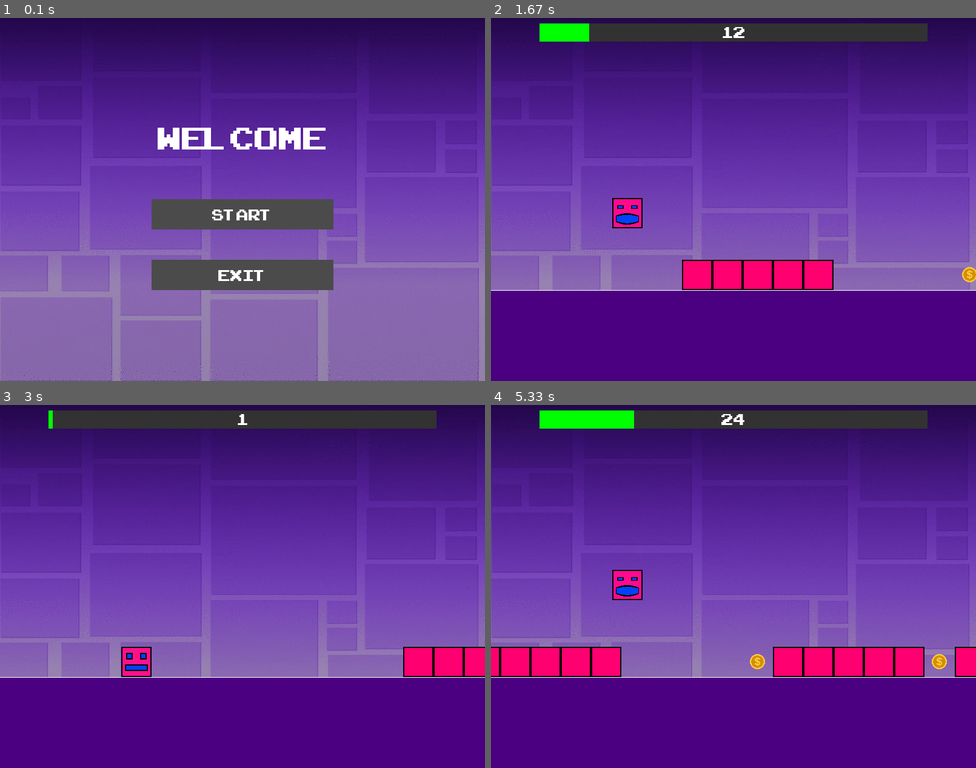
Above: before the commit, frames 1-4 (two rows, left to right).
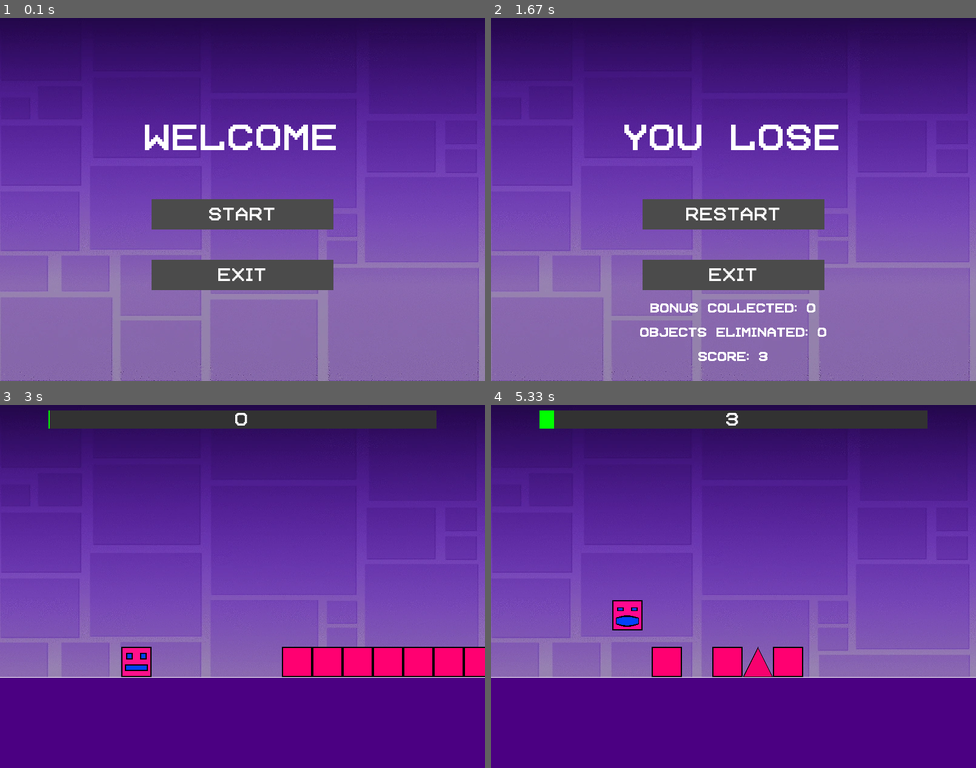
Above: after the commit, the same moments.

Repository: flawlessmevin/Geometry-Dash-Pygame
Game: pygame game, started from main.py
The game is run twice, just before and just after one commit, with the same random seed, the same clock (stepped at 60 frames per second) and the same inputs.
Inputs (mouse positions are in pixels of both pictures, inside the frame that each line leads up to):
- Up to frame 1 (0.1 s): no input
- Up to frame 2 (1.67 s): click (733, 199) at 0.38 s; click (733, 221) at 0.72 s; click (583, 145) at 1.05 s; click (791, 232) at 1.38 s
- Up to frame 3 (3 s): click (242, 601) at 1.72 s; click (218, 680) at 2.05 s; click (242, 601) at 2.88 s
- Up to frame 4 (5.33 s): click (859, 553) at 3.22 s; click (733, 601) at 4.05 s; click (592, 517) at 4.38 s; click (592, 564) at 5.22 s

The runs differ from the first frame. In frame 1, 1.6% of the frame differs, in the area x 29-70%, y 29-73%; in frame 2, 37%, in the area x 0-100%, y 1-100%; in frame 3, 2.2%; in frame 4, 8.1%.

Commit message:
coin animation, level fix, clean code

Diff:
--- a/BonusTimer.py
+++ b/BonusTimer.py
@@ -18,8 +18,8 @@
             self.player.bonus = False
 
     def draw_bonus_timer(self,screen):
-        font = pygame.font.Font(pygame.font.get_default_font(), 50)
-        #font = pygame.font.Font(FONT, 50)
+
+        font = pygame.font.Font(FONT, 50)
         if self.player.bonus:
             remaining_time_ms = max(0, self.bonus_end_time - pygame.time.get_ticks())
             seconds = remaining_time_ms // 1000
@@ -28,5 +28,5 @@
 
             time_str = f"{seconds}.{milliseconds // 10:02d}"
             text = font.render(time_str, True, (255, 255, 255))
-            text_rect = text.get_rect(center=(SCREEN_WIDTH // 2, SCREEN_HEIGHT // 2))
+            text_rect = text.get_rect(center=(SCREEN_WIDTH // 2, SCREEN_HEIGHT - SCREEN_HEIGHT // 6))
             screen.blit(text, text_rect)
--- a/Explosion.py
+++ /dev/null
@@ -1,30 +0,0 @@
-import pygame
-from Settings import *
-
-class Explosion:
-    def __init__(self, x, y):
-        self.frames = [pygame.image.load(f"assets/images/explosion/frame{i}.png") for i in range(0, 15)]
-        self.current_frame = 0
-        self.x = x
-        self.y = y
-        self.rect = pygame.Rect(x, y, TILE_SIZE, TILE_SIZE)
-        self.frame_rate = 50
-        self.last_frame_update = pygame.time.get_ticks()
-        self.done = False
-
-    def update(self):
-
-        if pygame.time.get_ticks() - self.last_frame_update > self.frame_rate:
-            self.current_frame += 1
-            self.last_frame_update = pygame.time.get_ticks()
-            if self.current_frame >= len(self.frames):
-                self.done = True
-
-    def draw(self, screen):
-        if not self.done:
-
-            screen.blit(self.frames[self.current_frame], (self.x, self.y))
-
-    def get_rect(self):
-
-        return self.rect
--- a/Game.py
+++ b/Game.py
@@ -21,6 +21,7 @@
         self.menu = Menu(self)
 
 
+
         self.button_text = "START"
 
         pygame.mixer.music.load("assets/sounds/background_music.mp3")
@@ -34,7 +35,7 @@
         self.background_image = pygame.transform.scale(self.background_image, (SCREEN_WIDTH, SCREEN_HEIGHT))
 
 
-        self.menu.show_menu()
+        self.menu.show_menu(0, 0, 0)
 
     def draw_background(self):
         self.screen.blit(self.background_image, (0, 0))
@@ -85,31 +86,36 @@
                             if self.player.get_rect().right > obj["rect"].left and self.player.get_rect().left < obj["rect"].left:
                                 self.game_status = 2
                                 self.death_sound.play()
-                                self.menu.show_menu()
+                                self.menu.show_menu(self.player.bonus_collected, self.level.eliminated_objects, self.level.get_progress())
 
                     elif obj["type"] == "^":
                         if self.player.get_rect().colliderect(obj["rect"]):
                             self.game_status = 2
                             self.death_sound.play()
-                            self.menu.show_menu()
+                            self.menu.show_menu(self.player.bonus_collected, self.level.eliminated_objects, self.level.get_progress())
 
                     elif obj["type"] == "@":
                         if self.player.get_rect().centerx >= obj["rect"].centerx:
                             self.win_sound.play()
                             self.game_status = 1
-                            self.menu.show_menu()
+                            self.menu.show_menu(self.player.bonus_collected, self.level.eliminated_objects, self.level.get_progress())
 
                     elif obj["type"] == "*":
                         if self.player.get_rect().colliderect(obj["rect"]):
                             self.level.collided_objects.remove(obj)
                             self.coin_sound.play()
-                            self.player.add_bonus_time(3000)
+                            self.player.add_bonus_time(2000)
 
                 else:
                     if obj["type"] == "*":
                         self.coin_sound.play()
                         self.level.collided_objects.remove(obj)
-                        self.player.add_bonus_time(3000)
+                        self.player.add_bonus_time(2000)
+                    elif obj["type"] == "@":
+                        if self.player.get_rect().centerx >= obj["rect"].centerx:
+                            self.win_sound.play()
+                            self.game_status = 1
+                            self.menu.show_menu(self.player.bonus_collected, self.level.eliminated_objects, self.level.get_progress())
                     elif obj["type"] == "^" or obj["type"] == "#":
                         self.level.eliminate_object(obj)
 
--- a/Levels.py
+++ b/Levels.py
@@ -1,100 +1,115 @@
 from Settings import *
-
 import random
+import pygame
 
 
-import pygame
-
 class Level:
+    def __init__(self):
+        self.level_patterns_file = LEVEL_PATTERNS
+        self.current_frame = 0
+        self.frame_counter = 0
+        self.frame_delay = 5
+        self.eliminated_objects = 0
+        self.collided_objects = []
+        self.level_grid = []
+        self.generate_level()
 
 
-    SYMBOLS = {
-        "#": "assets/images/cube.png",
-        "^": "assets/images/triangle.png",
-        "@": "assets/images/portal.png",
-        "*": "assets/images/bonus_coin.png",
-        ".": None
-    }
+        self.portal_image = pygame.transform.scale(pygame.image.load(PORTAL_IMAGE), (TILE_SIZE * 4, TILE_SIZE * 4))
+        self.cube_image = pygame.transform.scale(pygame.image.load(CUBE_IMAGE), (TILE_SIZE, TILE_SIZE))
+        self.triangle_image = pygame.transform.scale(pygame.image.load(TRIANGLE_IMAGE), (TILE_SIZE, TILE_SIZE))
+        self.coin_images = [
+            pygame.transform.rotozoom(
+                pygame.image.load(f"assets/images/coin/Gold_{i}.png"),
+                0,
+                0.05
+            )
+            for i in range(1, 10)
+        ]
 
-    def __init__(self):
-        self.file_path = "assets/level_patterns.txt"
-        self.collided_objects = []
-        self.level_grid = []
-
-        self.generate_level()
-        self.images = self.load_images()
         self.offset = 0
         self.explosion_sound = pygame.mixer.Sound("assets/sounds/explosion_sound.wav")
-
 
     def move_level(self):
         self.offset += 5
         for obj in self.collided_objects:
             obj["rect"].x -= 5
 
-
     def generate_level(self):
-        with open(self.file_path, "r") as file:
+        with open(self.level_patterns_file, "r") as file:
             lines = file.readlines()
         patterns = [line.split(":")[1].strip() for line in lines if "Pattern" in line]
+
         level = ""
         for i in range(LEVEL_LENGTH // 5):
             level += random.choice(patterns)
+
         level = list(level)
         for i in range(len(level)):
             if level[i] == "." and random.random() < 0.05:
                 level[i] = "*"
-                print(i)
+
         level = "".join(level)
-        level = "..............#####....*#####*############################################################"
-        #level = ".........." + level[:LEVEL_LENGTH - 15] + ".........@"
+        #level = ".........#*#...*..#####....*#####*############################################################"
+        level = ".........." + level[:LEVEL_LENGTH - 15] + ".........@"
         self.level_grid = [level]
+        print(level)
+        print(self.level_grid)
+
         self.collided_objects = []
         for row_idx, row in enumerate(self.level_grid):
             for col_idx, symbol in enumerate(row):
-                if symbol in self.SYMBOLS and self.SYMBOLS[symbol] is not None:
-                    x = col_idx * TILE_SIZE
-                    y = SCREEN_HEIGHT - (SCREEN_HEIGHT/ 4) - TILE_SIZE
-                    if symbol == "@":
-                        rect = pygame.Rect(x, y - 150, TILE_SIZE * 4 , TILE_SIZE * 4)
-                    elif symbol == "*":
-                        rect = pygame.Rect(x + TILE_SIZE/4, y+TILE_SIZE/4, TILE_SIZE/2, TILE_SIZE/2)
-                    else:
-                        rect = pygame.Rect(x, y, TILE_SIZE, TILE_SIZE)
+                x = col_idx * TILE_SIZE
+                y = SCREEN_HEIGHT - (SCREEN_HEIGHT / 4) - TILE_SIZE
+                print(symbol)
+
+                if symbol == "@":
+                    rect = pygame.Rect(x, y - 150, TILE_SIZE * 4, TILE_SIZE * 4)
+                elif symbol == "*":
+
+                    rect = pygame.Rect(x + TILE_SIZE / 4, y + TILE_SIZE / 4, TILE_SIZE // 2, TILE_SIZE // 2)
+                else:
+                    rect = pygame.Rect(x, y, TILE_SIZE, TILE_SIZE)
+
+                if symbol in ["#", "^", "@", "*"]:
                     self.collided_objects.append({"rect": rect, "type": symbol})
-
-
-    def load_images(self):
-        images = {}
-        for symbol, path in self.SYMBOLS.items():
-            if path:
-                images[symbol] = pygame.image.load(path)
-                if symbol == "@":
-                    images[symbol] = pygame.transform.scale(images[symbol], (TILE_SIZE * 4, TILE_SIZE * 4))
-                elif symbol == "*":
-                    images[symbol] = pygame.transform.scale(images[symbol], (TILE_SIZE/2, TILE_SIZE/2))
-                else:
-                    images[symbol] = pygame.transform.scale(images[symbol], (TILE_SIZE, TILE_SIZE))
-        return images
-
 
     def eliminate_object(self, obj):
         self.explosion_sound.stop()
         self.collided_objects.remove(obj)
         self.explosion_sound.play()
+        self.eliminated_objects += 1
+
+    def draw(self, screen):
 
 
-    def draw(self, screen):
         for obj in self.collided_objects:
-            if obj["type"] in self.images:
-                screen.blit(self.images[obj["type"]], (obj["rect"].x, obj["rect"].y))
+            rect = obj["rect"]
+            obj_type = obj["type"]
+
+            if obj_type == "#":
+                screen.blit(self.cube_image, (rect.x, rect.y))
+            elif obj_type == "^":
+                screen.blit(self.triangle_image, (rect.x, rect.y))
+            elif obj_type == "@":
+                screen.blit(self.portal_image, (rect.x, rect.y))
+            elif obj_type == "*":
+                coin_image = self.coin_images[self.current_frame]
+                screen.blit(coin_image, (rect.x, rect.y))
+
+        self.frame_counter += 1
+        if self.frame_counter >= self.frame_delay:
+            self.frame_counter = 0
+            self.current_frame = (self.current_frame + 1) % len(self.coin_images)
+
+
+
+
 
 
     def get_progress(self):
         progress = (self.offset / (LEVEL_LENGTH * TILE_SIZE)) * 100
-        progress = min(progress, 100)
-        return progress
-
+        return min(progress, 100)
 
     def draw_progress_bar(self, screen):
         progress = self.get_progress()
@@ -104,7 +119,7 @@
         pygame.draw.rect(screen, (50, 50, 50), (SCREEN_WIDTH * 0.1, 10, bar_width, bar_height))
         pygame.draw.rect(screen, (0, 255, 0), (SCREEN_WIDTH * 0.1, 10, (bar_width * progress) / 100, bar_height))
 
-        font = pygame.font.Font("assets/fonts/ARCADECLASSIC.TTF", 36)
+        font = pygame.font.Font(FONT, 36)
         text = font.render(f"{int(progress)}", True, (255, 255, 255))
 
         text_x = SCREEN_WIDTH * 0.1 + bar_width / 2 - text.get_width() / 2
--- a/Menu.py
+++ b/Menu.py
@@ -5,7 +5,8 @@
     def __init__(self, game):
         self.game = game
 
-    def show_menu(self):
+
+    def show_menu(self, bonus_collected, objects_eliminated, score):
         if self.game.game_status != 0:
             button_text = "RESTART"
         else:
@@ -18,8 +19,10 @@
         font = pygame.font.Font(FONT, 72)
         if self.game.game_status == 1:
             text = font.render("YOU WIN", True, (255, 255, 255))
+
         elif self.game.game_status == 2:
             text = font.render("YOU LOSE", True, (255, 255, 255))
+
         else:
             text = font.render("WELCOME", True, (255, 255, 255))
 
@@ -29,11 +32,25 @@
         restart_button = self.create_buttons((SCREEN_WIDTH // 2 - 150, SCREEN_HEIGHT // 2), button_text, button_font)
         exit_button = self.create_buttons((SCREEN_WIDTH // 2 - 150, SCREEN_HEIGHT // 2 + 100), "Exit", button_font)
 
+        stats_font = pygame.font.Font(FONT, 25)
         while True:
             self.game.screen.blit(overlay, (0, 0))
             self.game.screen.blit(text, text_rect)
             self.game.screen.blit(*restart_button)
             self.game.screen.blit(*exit_button)
+
+            if self.game.game_status in [1, 2]:
+                bonus_text = stats_font.render(f"Bonus Collected: {bonus_collected}", True, (255, 255, 255))
+                objects_text = stats_font.render(f"Objects Eliminated: {objects_eliminated}", True, (255, 255, 255))
+                score_text = stats_font.render(f"Score: {int(score)}", True, (255, 255, 255))
+                bonus_rect = bonus_text.get_rect(center=(SCREEN_WIDTH // 2, SCREEN_HEIGHT // 2 + 180))
+                objects_rect = objects_text.get_rect(center=(SCREEN_WIDTH // 2, SCREEN_HEIGHT // 2 + 220))
+                score_rect = score_text.get_rect(center=(SCREEN_WIDTH // 2, SCREEN_HEIGHT // 2 + 260))
+
+                self.game.screen.blit(bonus_text, bonus_rect)
+                self.game.screen.blit(objects_text, objects_rect)
+                self.game.screen.blit(score_text, score_rect)
+
 
             pygame.display.update()
 
--- a/Player.py
+++ b/Player.py
@@ -3,7 +3,7 @@
 import pygame
 from Settings import *
 from BonusTimer import BonusTimer
-import threading
+
 
 class Player:
     def __init__(self, x, y, image_paths=PLAYER_IMAGES):
@@ -16,6 +16,7 @@
         self.images = [pygame.image.load(path) for path in image_paths]
         self.image = pygame.transform.scale(self.images[0], (TILE_SIZE, TILE_SIZE))
         self.bonus_timer = BonusTimer(self)
+        self.bonus_collected = 0
 
 
 
@@ -36,22 +37,34 @@
                     self.velocity_y = 0
                     self.y = obj["rect"].top - TILE_SIZE
                     self.is_jumping = False
-                    self.image = pygame.transform.scale(self.images[0], (TILE_SIZE, TILE_SIZE))
+
 
 
         if self.y > SCREEN_HEIGHT - (SCREEN_HEIGHT/ 4) - TILE_SIZE:
             self.y = SCREEN_HEIGHT - (SCREEN_HEIGHT/ 4) - TILE_SIZE
             self.velocity_y = 0
             self.is_jumping = False
-            self.image = pygame.transform.scale(self.images[0], (TILE_SIZE, TILE_SIZE))
+
 
 
     def add_bonus_time(self, duration):
         self.bonus_timer.add_time(duration)
+        self.bonus_collected += 1
 
 
     def update(self):
         self.bonus_timer.update()
+        if self.bonus:
+            if self.is_jumping:
+                self.image = pygame.transform.scale(self.images[3], (TILE_SIZE, TILE_SIZE))
+            else:
+                self.image = pygame.transform.scale(self.images[2], (TILE_SIZE, TILE_SIZE))
+
+        else:
+            if self.is_jumping:
+                self.image = pygame.transform.scale(self.images[1], (TILE_SIZE, TILE_SIZE))
+            else:
+                self.image = pygame.transform.scale(self.images[0], (TILE_SIZE, TILE_SIZE))
 
 
     def draw(self, screen):
--- a/Settings.py
+++ b/Settings.py
@@ -23,9 +23,18 @@
 
 
 
-
-FONT = "assets/fonts/ARCADECLASSIC.TTF"
+LEVEL_PATTERNS = "assets/level_patterns.txt"
+FONT = "assets/fonts/TeletactileRus.ttf"
 
 PLAYER_IMAGES = ["assets/images/sprite.png",
-                 "assets/images/sprite_jumping.png"
+                 "assets/images/sprite_jumping.png",
+                 "assets/images/sprite_bonus.png",
+                 "assets/images/sprite_bonus_jumping.png",
                 ]
+
+
+
+
+CUBE_IMAGE = "assets/images/cube.png"
+TRIANGLE_IMAGE = "assets/images/triangle.png"
+PORTAL_IMAGE = "assets/images/portal.png"
--- a/Settings.txt
+++ b/Settings.txt
@@ -2,4 +2,4 @@
 SCREEN_HEIGHT = 600
 TILE_SIZE = 50
 
-LEVEL_LENGTH = 60
+LEVEL_LENGTH = 200
--- a/assets/level_patterns.txt
+++ b/assets/level_patterns.txt
@@ -1,7 +1,7 @@
 Pattern 1: .#^..
 Pattern 2: ..^#.
 Pattern 3: ...#.
-Pattern 4: ..#.#
+Pattern 4: .#..#
 Pattern 5: #####
 Pattern 6: #^#..
 Pattern 7: ..^..
--- a/main.py
+++ b/main.py
@@ -5,4 +5,4 @@
     game.game_loop()
 
 if __name__ == "__main__":
-    main()
+     main()
Binary file removed: assets/fonts/ARCADECLASSIC.TTF
Binary file added: assets/fonts/TeletactileRus.ttf
Binary file added: assets/images/coin/Gold_1.png
Binary file added: assets/images/coin/Gold_10.png
Binary file added: assets/images/coin/Gold_2.png
Binary file added: assets/images/coin/Gold_3.png
Binary file added: assets/images/coin/Gold_4.png
Binary file added: assets/images/coin/Gold_5.png
Binary file added: assets/images/coin/Gold_6.png
Binary file added: assets/images/coin/Gold_7.png
Binary file added: assets/images/coin/Gold_8.png
Binary file added: assets/images/coin/Gold_9.png
(and 18 more such lines)
